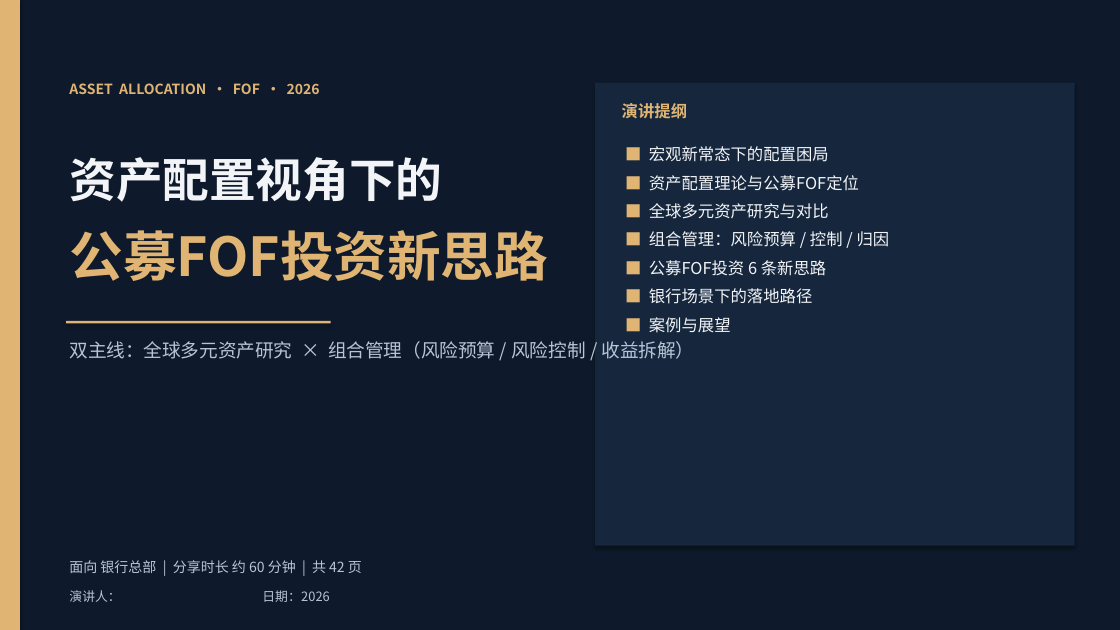
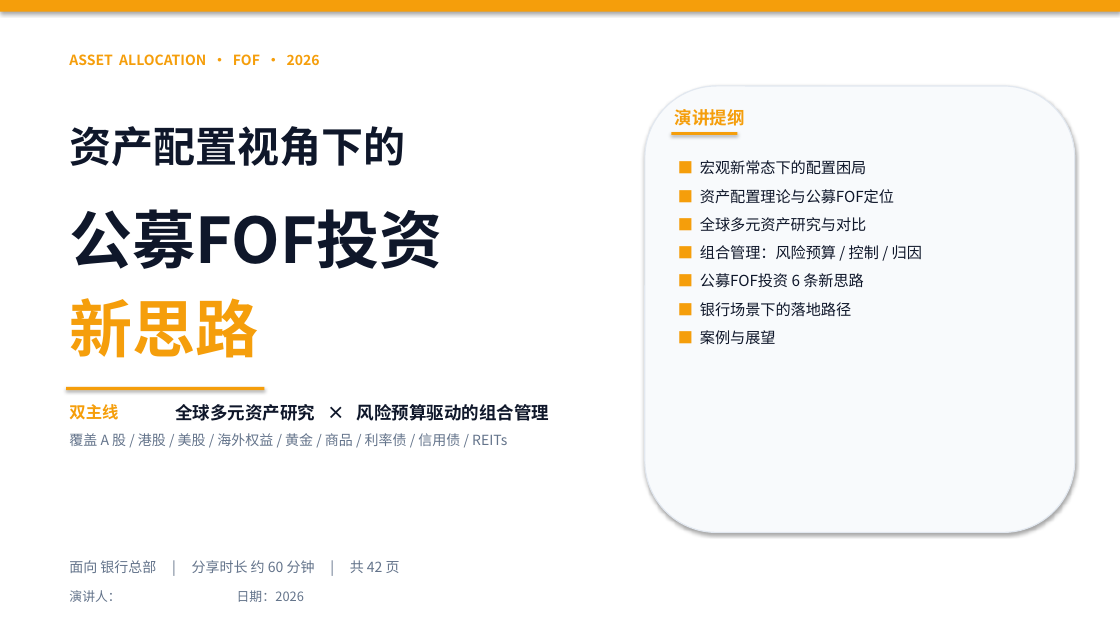
Before and after one commit to xuchendu-web/GGSDDU, a slide deck: slide 1 of output/FOF资产配置新思路.pptx. Drawn at 1120x630 pixels with LibreOffice and Linux fonts; fonts in the diff are those of the drawing. Boxes give left, top, right and bottom in pixels: in the first picture for what was removed or moved away, otherwise in the second. Text is boxed around its words. In the diff, an @@ line names an element or a change of style, - is before the commit and + after.

```diff
--- a/output/FOF资产配置新思路.pptx
+++ b/output/FOF资产配置新思路.pptx
@@ rectangle at box(0, 0, 1120, 630): fill #0E1A2B to #FFFFFF @@
@@ rectangle removed at box(0, 0, 20, 630) @@
@@ rectangle added at box(0, 0, 1120, 12), fill #F59E0B @@
@@ text "ASSET ALLOCATION · FOF · ...": place and size @@
-text "ASSET ALLOCATION · FOF · ..." at box(69, 83, 320, 94)
+text "ASSET ALLOCATION · FOF · ..." at box(69, 54, 320, 65)
@@ text "ASSET ALLOCATION · FOF · ..." at box(69, 54, 320, 65): text colour #E0B574 to #F59E0B @@
@@ rounded rectangle: place and size @@
-rounded rectangle at box(596, 82, 1075, 545)
+rounded rectangle at box(645, 86, 1075, 532)
@@ rounded rectangle at box(645, 86, 1075, 532): rectangle to rounded rectangle; fill #16273D to #F8FAFC; outline none to #E2E8F0 1 pt @@
@@ text "资产配置视角下的": place and size @@
-text "资产配置视角下的" at box(69, 157, 442, 202)
+text "资产配置视角下的" at box(69, 126, 405, 166)
@@ text "资产配置视角下的" at box(69, 126, 405, 166): size 40 to 36 pt, text colour #F2F4F7 to #0F172A @@
@@ text "演讲提纲": place and size @@
-text "演讲提纲" at box(622, 103, 687, 119)
+text "演讲提纲" at box(675, 109, 745, 126)
@@ text "演讲提纲" at box(675, 109, 745, 126): size 14 to 15 pt, text colour #E0B574 to #F59E0B @@
@@ text "■ 宏观新常态下的配置困局": place and size @@
-text "■ 宏观新常态下的配置困局" at box(649, 146, 890, 333)
+text "■ 宏观新常态下的配置困局" at box(700, 160, 922, 345)
@@ text "■ 宏观新常态下的配置困局" at box(700, 160, 922, 345): size 14 to 13 pt, text colour #F2F4F7 to #0F172A; text colour #E0B574 to #F59E0B in "■", "■", "■", "■" and 3 more places; line spacing 1.45 to 1.55 @@
@@ rectangle added at box(671, 132, 738, 134), fill #F59E0B @@
@@ text at box(69, 209, 442, 269): text changed; size 46 to 54 pt; text colour #E0B574 to #0F172A @@
-公募FOF投资新思路
+公募FOF投资
@@ text added at box(69, 298, 258, 358), 54 pt, text #F59E0B, bold @@
+新思路
@@ rectangle removed at box(66, 321, 331, 323) @@
@@ rectangle added at box(66, 387, 265, 391), fill #F59E0B @@
@@ text added at box(69, 404, 118, 420), 14 pt, text #F59E0B, bold @@
+双主线
@@ text at box(175, 404, 549, 421): text changed; size 16 to 15 pt; text colour #B6C4D6 to #0F172A; bold on @@
-双主线：全球多元资产研究 × 组合管理（风险预算 / 风险控制 / 收益拆解）
+全球多元资产研究 × 风险预算驱动的组合管理
@@ text added at box(69, 433, 507, 446), 12 pt, text #64748B @@
+覆盖 A 股 / 港股 / 美股 / 海外权益 / 黄金 / 商品 / 利率债 / 信用债 / REITs
@@ text "面向 银行总部 | 分享时长 约 ..." at box(69, 560, 400, 573): text colour #B6C4D6 to #64748B @@
@@ text "演讲人： 日期：2026" at box(69, 590, 304, 602): text colour #B6C4D6 to #64748B @@
```
Also in this commit, not shown: 41 other slides changed, 30 other files.
